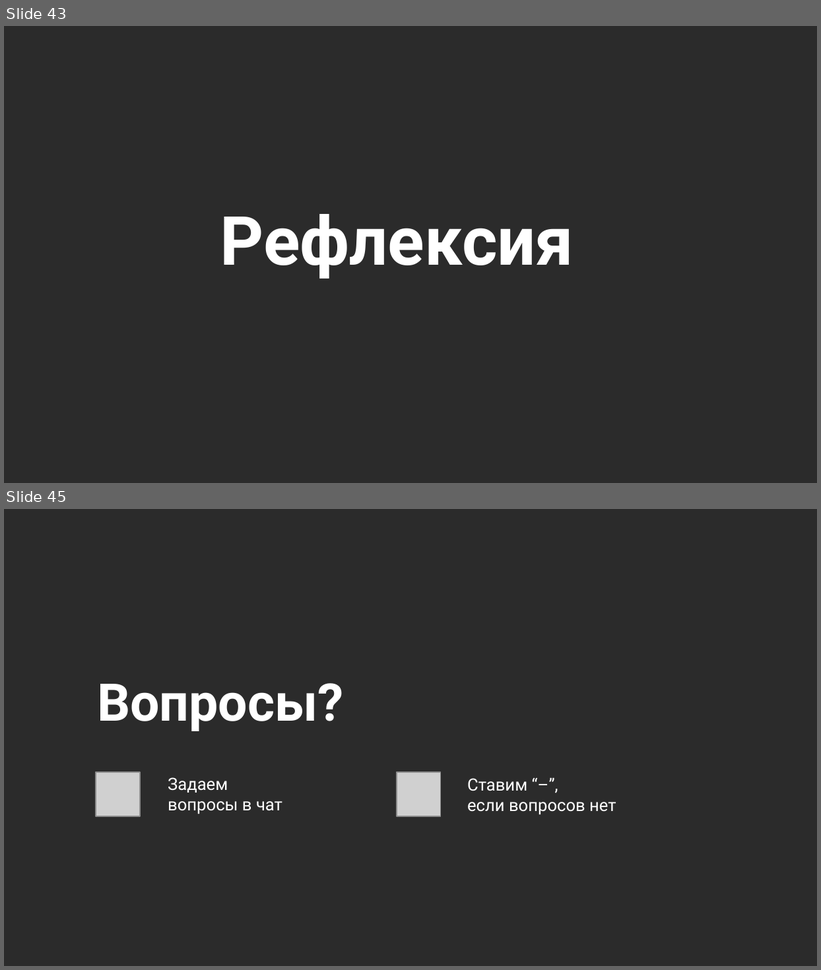
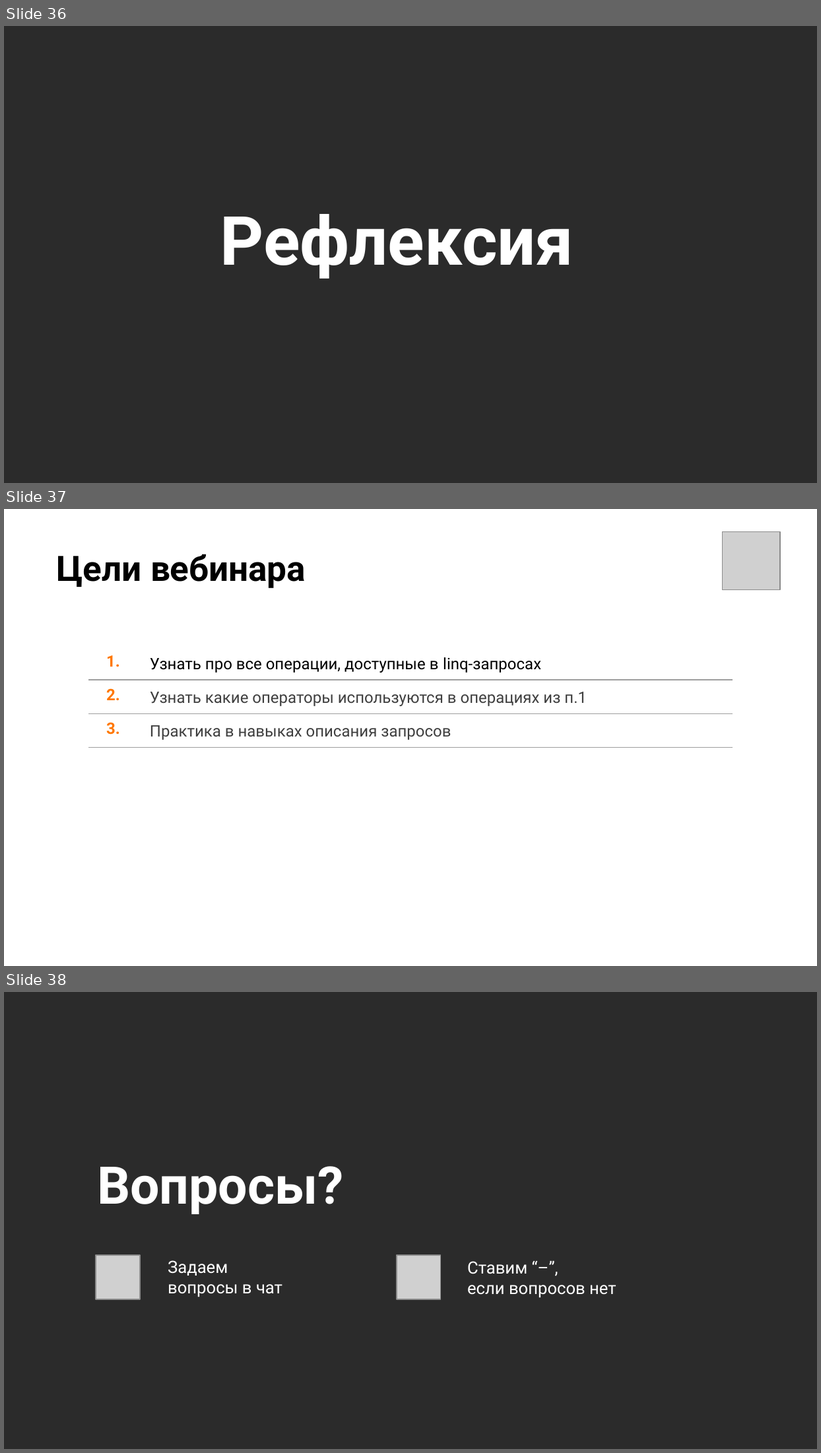
Before and after one commit to NilovPavel/LessonsLinq, a slide deck: LinqOperators.pptx. Shown one above the other, each under a label of ours: slides 43 and 45 before the commit, slides 36, 37 and 38 after it; the slides between them are not shown. The pictures are 821x970 and 821x1453 pixels, drawn with LibreOffice and Linux fonts; fonts in the diff are those of the drawing; grey boxes stand for pictures; background and template pictures are left out; a plain dark background stands for a picture behind light text. Boxes give left, top, right and bottom in pixels: in the first picture for what was removed or moved away, otherwise in the second. Text is boxed around its words. In the diff, an @@ line names an element or a change of style, - is before the commit and + after.

```diff
--- a/LinqOperators.pptx
+++ b/LinqOperators.pptx
@@ slide 37 added at box(4, 509, 817, 966), background picture (left out) @@
@@ picture added at box(722, 531, 780, 590) @@
@@ title added at box(57, 554, 306, 588), 31 pt, text #000000, bold @@
+Цели вебинара
@@ table added at box(88, 646, 733, 748), 3 rows, 2 columns @@
+1. | Узнать про все операции, доступные в linq-запросах
+2. | Узнать какие операторы используются в операциях из п.1
+3. | Практика в навыках описания запросов
@@ what was slide 43 is now slide 36 @@
@@ what was slide 45 is now slide 38 @@
```
Also in this commit, not shown: 6 slides changed, 24 slides removed, 2 other files.
